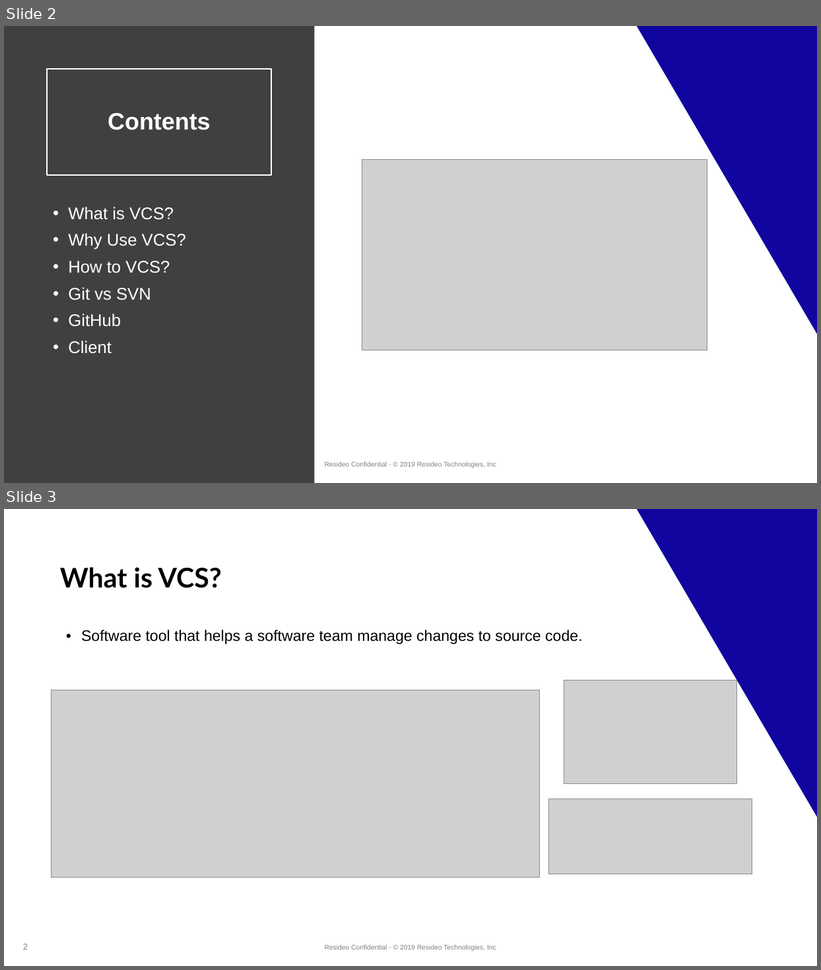
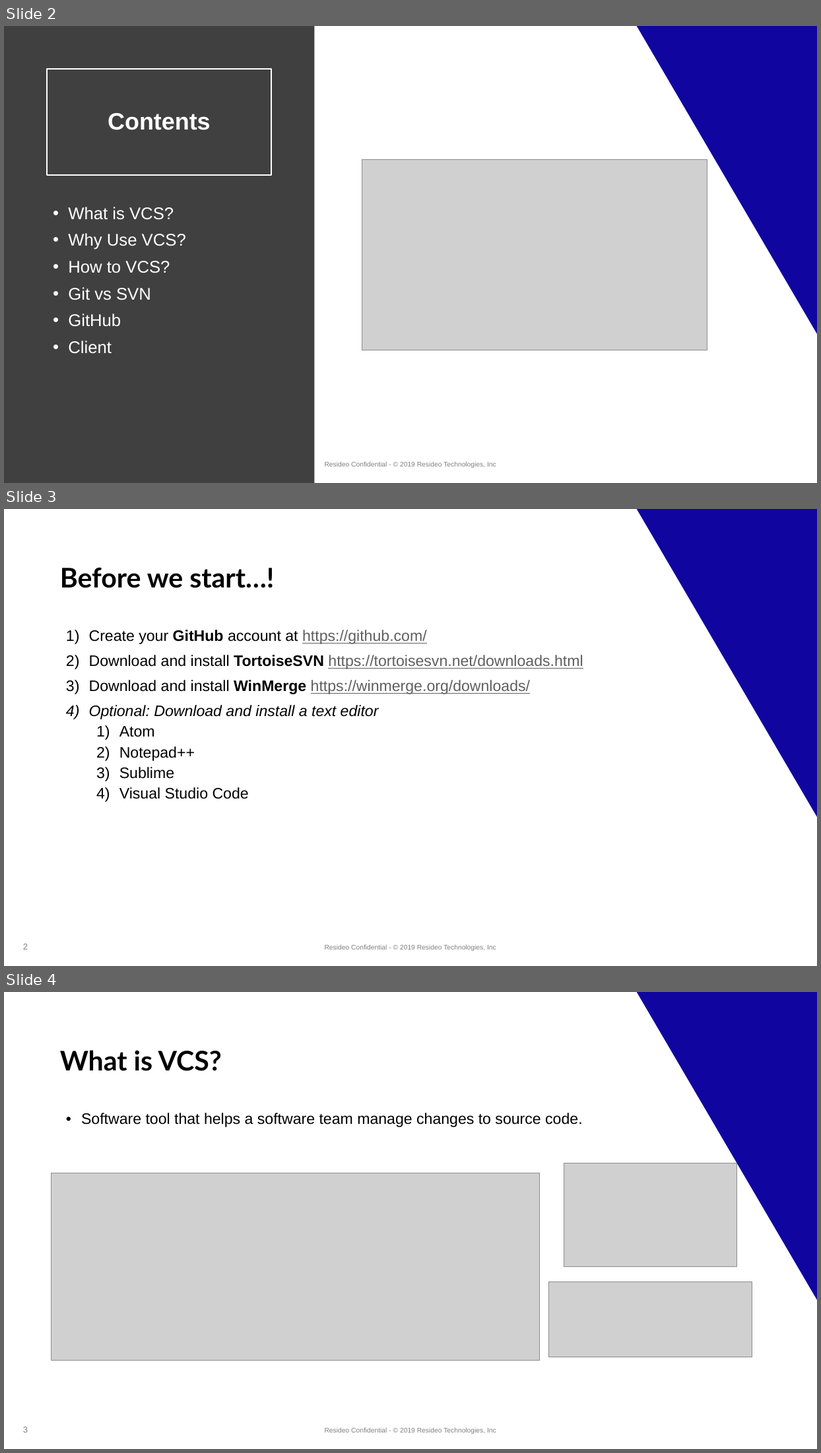
Before and after one commit to taraalma/00_Semestrei_IntroVCS, a slide deck: Documents/Version Control System.PPTX. Shown one above the other, each under a label of ours: slides 2 and 3 before the commit, slides 2, 3 and 4 after it. The pictures are 821x970 and 821x1453 pixels, drawn with LibreOffice and Linux fonts; fonts in the diff are those of the drawing; grey boxes stand for pictures; background and template pictures are left out. Boxes give left, top, right and bottom in pixels: in the first picture for what was removed or moved away, otherwise in the second. Text is boxed around its words. In the diff, an @@ line names an element or a change of style, - is before the commit and + after.

```diff
--- a/Documents/Version Control System.PPTX
+++ b/Documents/Version Control System.PPTX
@@ slide 3 added at box(4, 509, 817, 966), background #FFFFFF; not listed: 3 template elements that a slide beside it also shows @@
@@ title added at box(60, 567, 274, 588), 32 pt, text #000000, bold @@
+Before we start…!
@@ text added at box(89, 630, 583, 799), 18 pt, text #000000 @@
+1) Create your GitHub account at https://github.com/
+2) Download and install TortoiseSVN https://tortoisesvn.net/downloads.html
+3) Download and install WinMerge https://winmerge.org/downloads/
+4) Optional: Download and install a text editor
+  1) Atom
+  2) Notepad++
+  3) Sublime
+  4) Visual Studio Code
@@ what was slide 3 is now slide 4 @@
```
Also in this commit, not shown: 4 slides changed.
